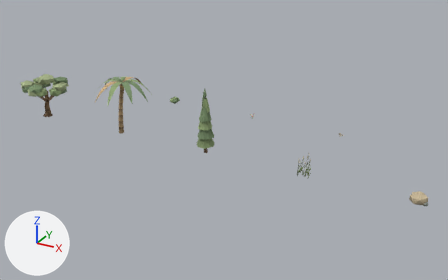
Renders of the Blender file assets/source/vegetation-kit.blend from each side of a commit.
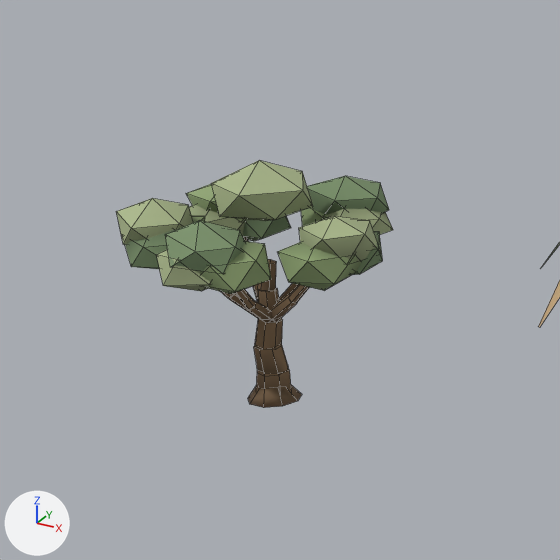
The first picture shows the older version from a camera (50 mm lens) standing at (33.3, -32.5, 17.4) and looking at (14.2, 2.1, 0.1). The close-ups show the older and then the newer version on the part from 0% to 22% of the width and 16% to 51% of the height of that picture. Only the edits that show in the close-ups are written down. The lights are fixed; the arrows at lower left show +X, +Y and +Z. The close-ups show mesh edges as thin lines.

Script lines for the objects in view, before the commit:
```python
me_cone_2633 = bpy.data.meshes.new('Cone.2633')
me_cone_2633.from_pydata(...)  # 400 vertices, 456 faces; spans x -1.62..1.94, y -1.73..1.81, z -0.03..3.3
me_cone_2633.materials.append(mat_way_vertex_palette)
ob_olive_006 = bpy.data.objects.new('olive.006', me_cone_2633)
ob_olive_006.location = (0.0, 0.0, 0.0)
```
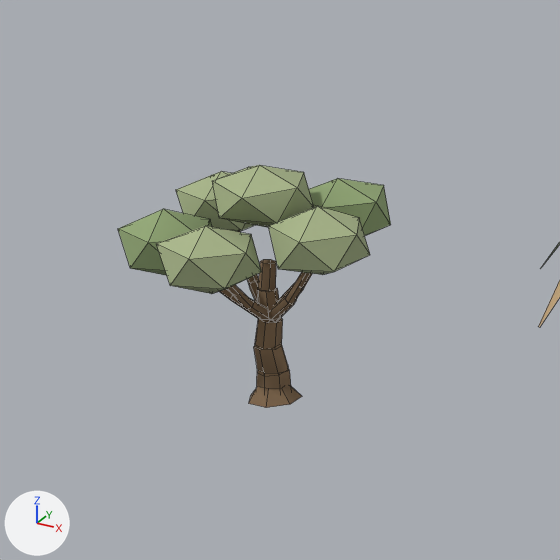
Location of each change, [x1, y1, x2, y2] in pixels of the close-ups (560 x 560 px; the box of a moved part takes in the faces that stretch with it):
'olive.006', reshaped: before [116, 160, 393, 408]; after [118, 165, 391, 408]
part 1 of me_cone_2633, moved or reshaped (mostly hidden before): before [253, 284, 258, 302]; after [270, 294, 296, 322]
part 2 of me_cone_2633, moved or reshaped: before [235, 289, 255, 309]; after [285, 272, 311, 304]
part 3 of me_cone_2633, added: after [249, 280, 258, 303]
part 4 of me_cone_2633, moved or reshaped: before [288, 285, 309, 303]; after [238, 231, 259, 285]
part 5 of me_cone_2633, moved or reshaped (mostly hidden before): before [243, 237, 249, 242]; after [227, 285, 253, 309]
part 6 of me_cone_2633, rebuilt: before [189, 205, 246, 237]; after [176, 171, 254, 232]
part 7 of me_cone_2633, rebuilt: before [212, 160, 313, 221]; after [212, 165, 314, 227]
part 8 of me_cone_2633, rebuilt (mostly hidden before): before [191, 215, 205, 222]; after [118, 209, 212, 276]
part 9 of me_cone_2633, rebuilt: before [327, 209, 393, 235]; after [309, 178, 391, 236]
part 10 of me_cone_2633, rebuilt: before [157, 249, 211, 291]; after [157, 226, 262, 294]
part 11 of me_cone_2633, rebuilt: before [278, 242, 361, 291]; after [268, 206, 370, 275]
part 12 of me_cone_2633, deleted: before [116, 176, 389, 294]
part 13 of me_cone_2633, moved or reshaped: before [125, 230, 298, 322]; after [219, 283, 303, 322]
part 14 of me_cone_2633, moved or reshaped: before [248, 385, 302, 408]; after [249, 386, 302, 408]
part 15 of me_cone_2633, deleted: before [353, 231, 383, 275]
part 16 of me_cone_2633, recoloured: [223, 259, 291, 390] in both

What the commit changed:
me_cone_2633 is used by ob_olive_006; location (0.0, 0.0, 0.0).
me_cone_2633 had 400 vertices, 456 faces and spanned x -1.62..1.94, y -1.73..1.81, z -0.03..3.3.
me_cone_2633 now has 276 vertices, 254 faces and spans x -1.66..1.86, y -1.65..1.7, z -0.03..3.26.
me_cone_2633 part 1: the loose piece of 12 vertices spanning x -0.38..0.13, y -0.05..0.34, z 1.06..1.55 is turned -153.8 degrees about the z axis through its middle, then moved by (0.4, -0.12, 0.0).
me_cone_2633 part 2: the loose piece of 12 vertices spanning x 0.11..0.37, y -0.97..-0.34, z 1.44..2.19 is turned 69.8 degrees about the z axis through its middle, then moved by (0.53, 0.62, 0.0).
me_cone_2633 part 3: the loose piece of 12 vertices spanning x -0.38..0.13, y -0.05..0.34, z 1.06..1.55 is copied, and the copy is turned 5.9 degrees about the z axis through the mesh origin; it spans x -0.4..0.12, y -0.05..0.3, z 1.06..1.55.
me_cone_2633 part 4: the loose piece of 12 vertices spanning x 0.46..1.1, y -0.02..0.11, z 1.44..2.06 is multiplied about its middle by the matrix ((-1.011, -0.512, 0.125), (0.509, -1.018, -0.059), (0.138, 0.004, 1.132)), then moved by (-1.36, 0.3, 0.07).
me_cone_2633 part 5: the loose piece of 12 vertices spanning x -0.84..-0.27, y 0.2..0.6, z 1.44..2.04 is multiplied about its middle by the matrix ((-0.722, -0.79, -0.015), (0.787, -0.721, 0.077), (-0.068, 0.041, 1.067)), then moved by (0.76, -1.06, 0.04).
me_cone_2633 part 6: the loose piece of 12 vertices spanning x -1.62..-0.58, y 0.01..0.96, z 1.86..2.58 is rebuilt with 12 vertices and now spans x -1.66..-0.34, y -0.04..1.13, z 1.99..2.88.
me_cone_2633 part 7: the loose piece of 12 vertices spanning x -0.46..0.8, y -0.54..0.63, z 2.49..3.3 is rebuilt with 12 vertices and now spans x -0.54..0.8, y -0.52..0.7, z 2.41..3.26.
me_cone_2633 part 8: the loose piece of 12 vertices spanning x -1.56..-0.55, y -1.06..-0.04, z 1.88..2.59 is rebuilt with 12 vertices and now spans x -1.55..-0.24, y -1.22..-0.11, z 1.77..2.73.
me_cone_2633 part 9: the loose piece of 12 vertices spanning x 0.1..1.13, y 0.62..1.68, z 1.93..2.62 is rebuilt with 12 vertices and now spans x -0.15..1.18, y 0.5..1.7, z 1.96..2.85.
me_cone_2633 part 10: the loose piece of 12 vertices spanning x -0.31..0.73, y -1.73..-0.73, z 1.93..2.69 is rebuilt with 12 vertices and now spans x -0.35..0.94, y -1.65..-0.52, z 1.88..2.82.
me_cone_2633 part 11: the loose piece of 12 vertices spanning x 0.73..1.83, y -0.6..0.4, z 1.81..2.58 is rebuilt with 12 vertices and now spans x 0.53..1.86, y -0.66..0.51, z 1.97..2.91.
me_cone_2633 part 12: 8 loose pieces with 96 vertices, spanning x -1.62..1.94, y -1.7..1.81, z 1.8..2.94, are deleted.
me_cone_2633 part 13: 5 vertices moved from x -0.75..-0.34, y -0.62..-0.27, z 1.43..2.13 to x -0.75..-0.34, y -0.61..-0.27, z 1.43..2.02; 48 vertices removed from x -1.34..0.56, y -1.3..0.51, z 1.06..2.66; 24 vertices added at x -0.78..0.31, y -0.59..0.5, z 1.1..1.96.
me_cone_2633 part 14: 17 vertices removed from x -0.35..0.35, y -0.34..0.28, z 0.0..0.22; 13 vertices added at x -0.35..0.35, y -0.32..0.22, z 0.0..0.21.
me_cone_2633 part 15: 12 vertices removed from x 0.71..1.9, y -0.23..0.74, z 1.88..2.53.
me_cone_2633 part 16: 49 kept faces spanning x -0.75..0.22, y -0.61..0.27, z -0.03..2.02 get new vertex colours; the middle colour goes from brown #745d44 to brown #80674c.
Other edits to the shape of me_cone_2633 do not show in these pictures.
